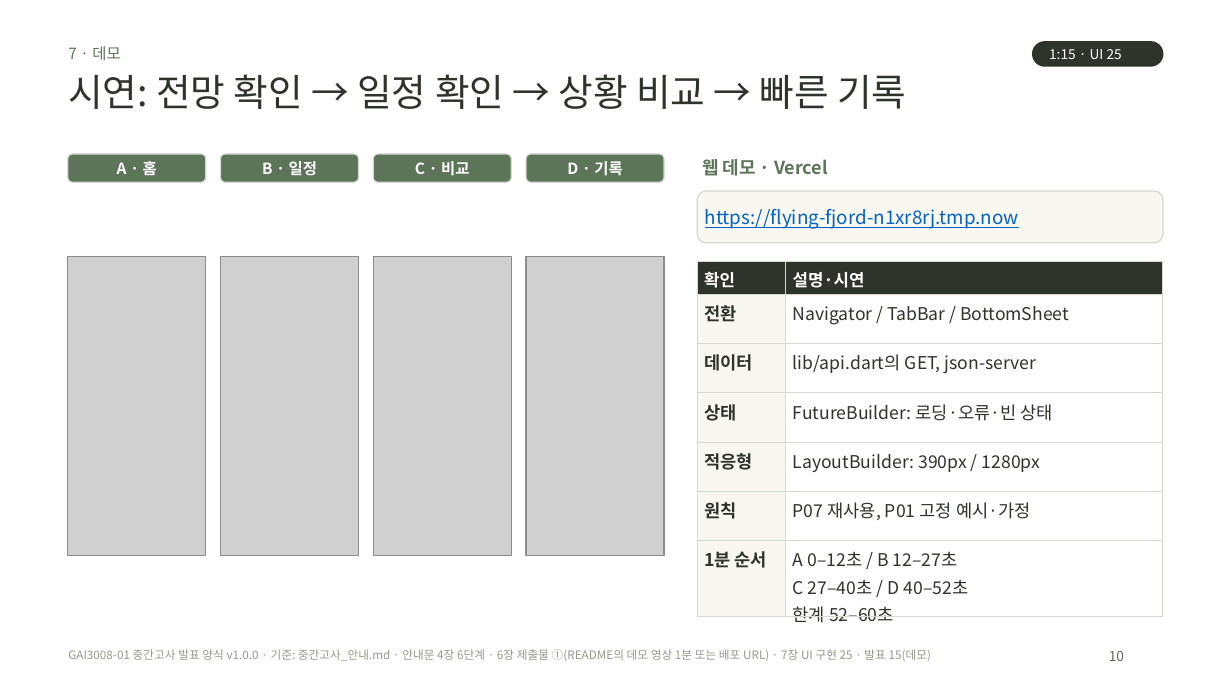
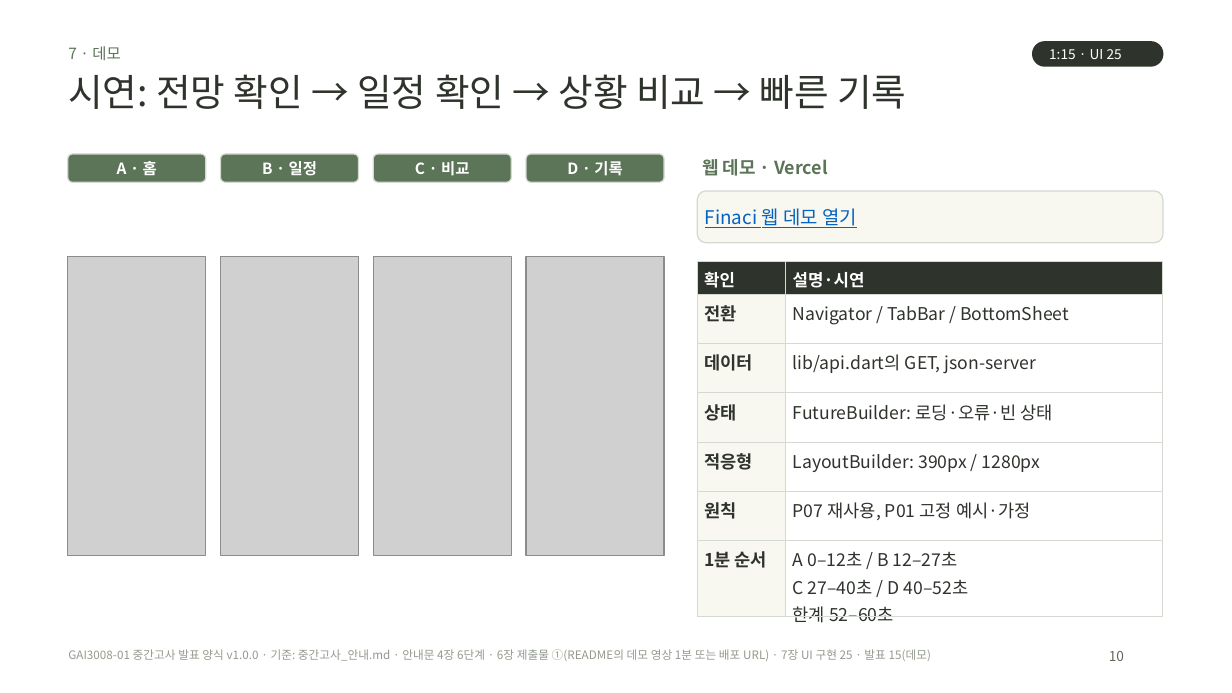
Before and after one commit to thanhdvu/finaci-midterm, a slide deck: slide 10 of output/finaci-midterm-final.pptx. Drawn at 1232x693 pixels with LibreOffice and Linux fonts; fonts in the diff are those of the drawing; grey boxes stand for pictures. Boxes give left, top, right and bottom in pixels: in the first picture for what was removed or moved away, otherwise in the second. Text is boxed around its words. In the diff, an @@ line names an element or a change of style, - is before the commit and + after.

Commit message:
p01: finalize presentation narrative and public Vercel demo

```diff
--- a/output/finaci-midterm-final.pptx
+++ b/output/finaci-midterm-final.pptx
@@ text in rounded rectangle at (705, 208, 857, 228): text changed @@
-https://flying-fjord-n1xr8rj.tmp.now
+Finaci 웹 데모 열기
```
Also in this commit, not shown: 6 other files.
